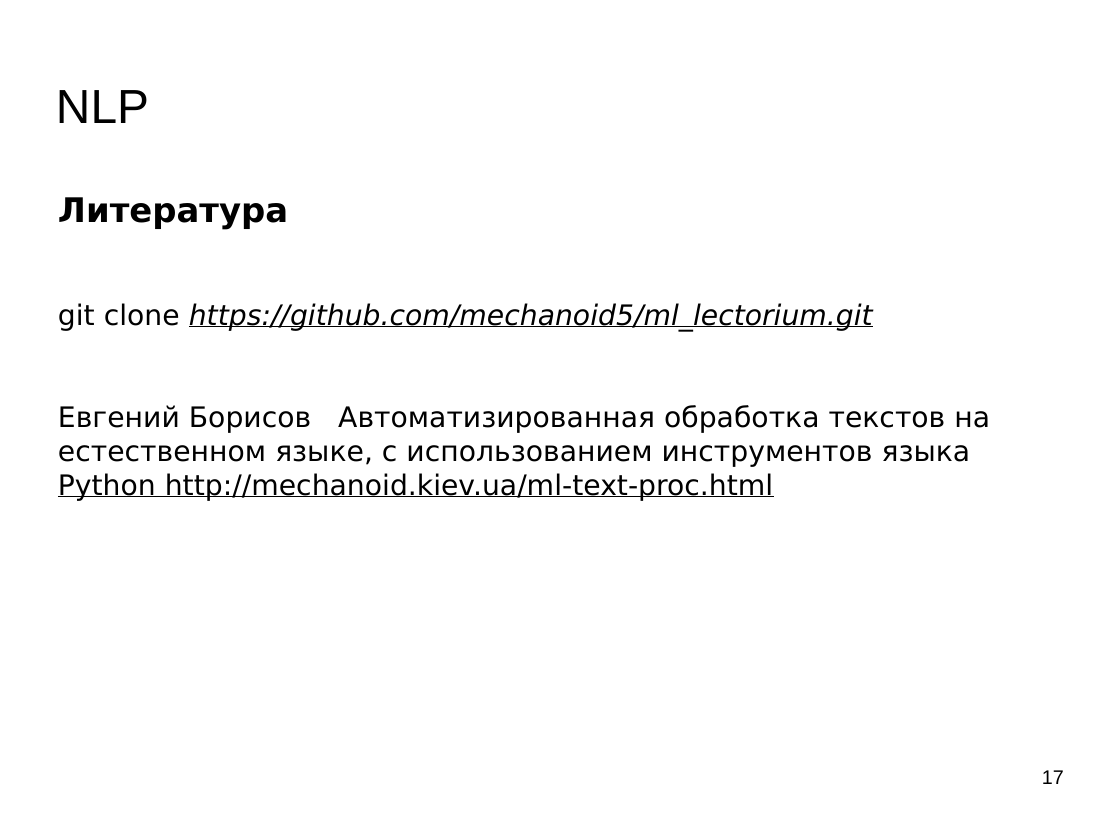
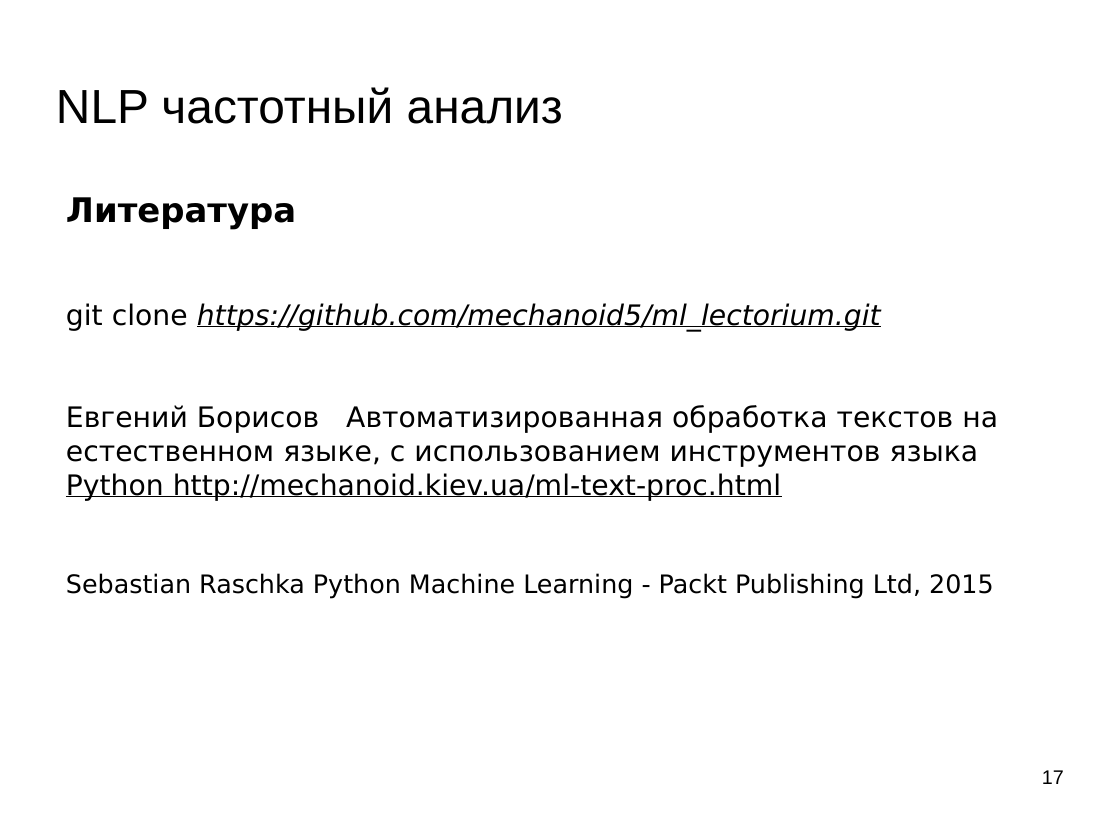
Before and after one commit to mechanoid5/ml_lectorium_legacy, a slide deck: slide 17 of 13-text-proc.odp. Drawn at 1120x840 pixels with LibreOffice and Linux fonts; fonts in the diff are those of the drawing; background and template pictures are left out. Boxes give left, top, right and bottom in pixels: in the first picture for what was removed or moved away, otherwise in the second. Text is boxed around its words. In the diff, an @@ line names an element or a change of style, - is before the commit and + after.

```diff
--- a/13-text-proc.odp
+++ b/13-text-proc.odp
@@ title at [56, 87, 563, 124]: text changed @@
-NLP
+NLP частотный анализ
@@ text "Литература": place and size @@
-text "Литература" at [58, 197, 990, 501]
+text "Литература" at [66, 197, 998, 599]
@@ text at [66, 573, 994, 599]: paragraph added @@
+Sebastian Raschka Python Machine Learning - Packt Publishing Ltd, 2015
```
Also in this commit, not shown: 16 other slides changed, 1 slide added, 1 slide removed, 4 other files.
